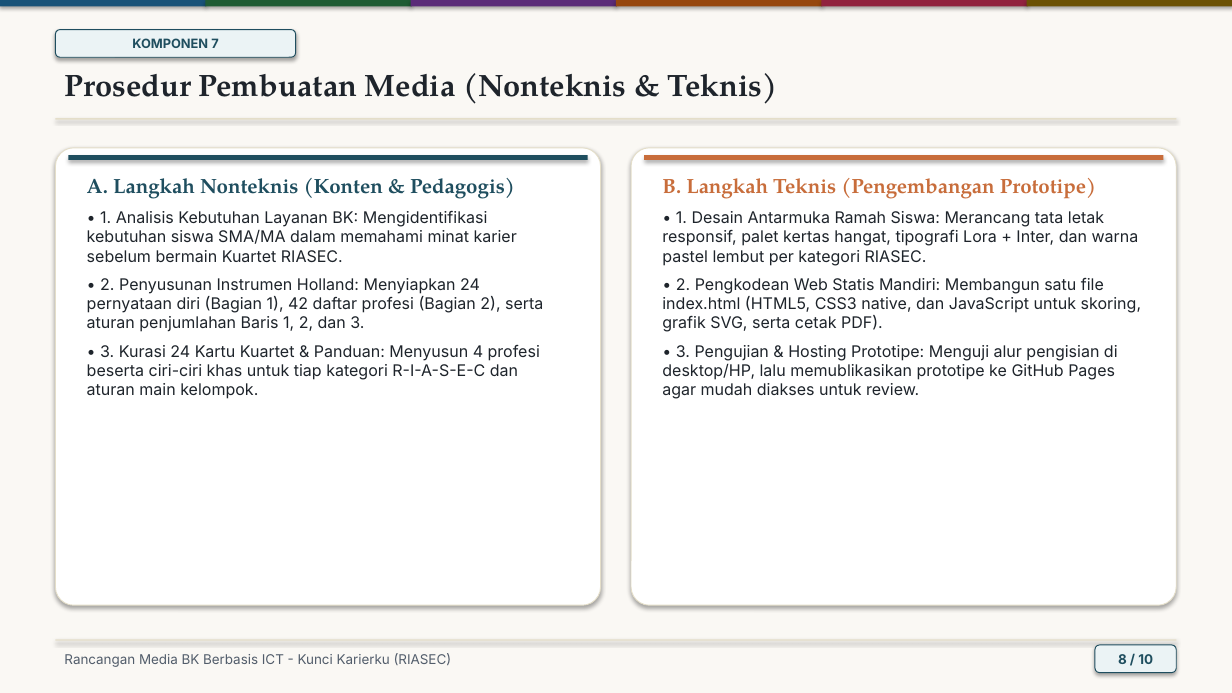
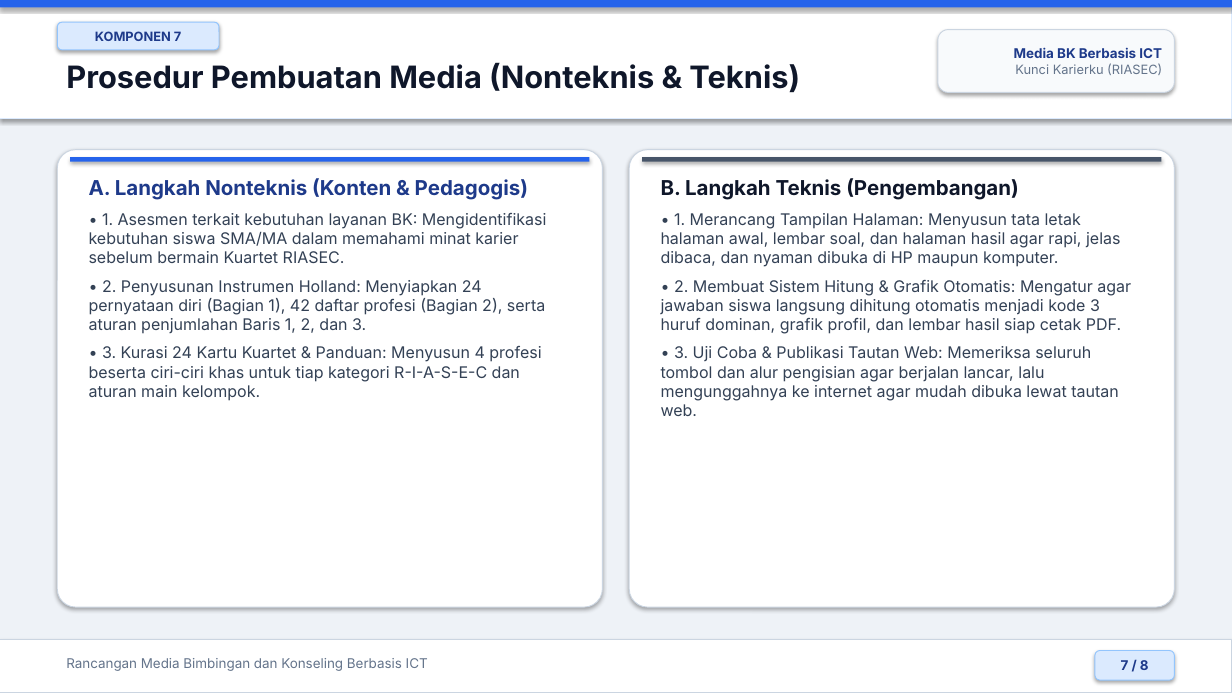
Before and after one commit to dvoidd/kunci-karierku-riasec, a slide deck: slide 7 of docs/Presentasi_Kunci_Karierku_RIASEC.pptx (slide 8 before the commit). Drawn at 1232x693 pixels with LibreOffice and Linux fonts; fonts in the diff are those of the drawing. Boxes give left, top, right and bottom in pixels: in the first picture for what was removed or moved away, otherwise in the second. Text is boxed around its words. In the diff, an @@ line names an element or a change of style, - is before the commit and + after.

Commit message:
Revise presentation: 8 slides, blue/white/pastel-gray theme, all 7 edits

```diff
--- a/docs/Presentasi_Kunci_Karierku_RIASEC.pptx
+++ b/docs/Presentasi_Kunci_Karierku_RIASEC.pptx
@@ background #FAF8F4 to #EEF2F7 @@
@@ rectangle: place and size @@
-rectangle at box(55, 118, 1177, 119)
+rectangle at box(0, 0, 1232, 118)
@@ rectangle at box(0, 0, 1232, 118): fill #E4DEC9 to #FFFFFF; outline none to #DBEAFE 0.75 pt @@
@@ rectangle removed at box(0, 0, 206, 6) @@
@@ rectangle added at box(0, 0, 1232, 7), fill #2563EB @@
@@ rounded rectangle "KOMPONEN 7": place and size @@
-rounded rectangle "KOMPONEN 7" at box(55, 30, 296, 57)
+rounded rectangle "KOMPONEN 7" at box(57, 22, 219, 50)
@@ rounded rectangle "KOMPONEN 7" at box(57, 22, 219, 50): text colour #1F4E5F to #1E3A8A; fill #EBF3F5 to #DBEAFE; outline #1F4E5F 0.75 pt to #93C5FD 0.75 pt @@
@@ rectangle removed at box(205, 0, 411, 6) @@
@@ rectangle removed at box(410, 0, 616, 6) @@
@@ rectangle removed at box(616, 0, 823, 6) @@
@@ rectangle removed at box(822, 0, 1028, 6) @@
@@ rectangle removed at box(1027, 0, 1232, 6) @@
@@ text "Prosedur Pembuatan Media (Nonteknis & ...": place and size @@
-text "Prosedur Pembuatan Media (Nonteknis & ..." at box(64, 73, 778, 104)
+text "Prosedur Pembuatan Media (Nonteknis & ..." at box(66, 62, 800, 93)
@@ text "Prosedur Pembuatan Media (Nonteknis & ..." at box(66, 62, 800, 93): font TeX Gyre Pagella to Inter, text colour #1E242B to #0F172A @@
@@ rounded rectangle added at box(938, 30, 1175, 92), fill #F8FAFC, outline #CBD5E1 0.75 pt, 10 pt, text #64748B @@
+Media BK Berbasis ICT
+Kunci Karierku (RIASEC)
@@ rounded rectangle at box(57, 150, 603, 607): outline #E4DEC9 0.75 pt to #CBD5E1 0.75 pt @@
@@ rectangle at box(70, 157, 590, 162): fill #1F4E5F to #2563EB @@
@@ text at box(89, 178, 545, 401): font TeX Gyre Pagella to Inter, text colour #1F4E5F to #1E3A8A in "A. Langkah Nonteknis (Konten & Pedagogis)"; text colour #1E242B to #334155 in "• 2. Penyusunan Instrumen Holland: Menyiapkan 24 ...", "• 3. Kurasi 24 Kartu Kuartet & ..." @@
@@ rounded rectangle at box(629, 150, 1175, 607): outline #E4DEC9 0.75 pt to #CBD5E1 0.75 pt @@
@@ rectangle at box(642, 157, 1162, 162): fill #C86D3B to #475569 @@
@@ text at box(661, 178, 1131, 416): text changed; text colour #1E242B to #334155 @@
-B. Langkah Teknis (Pengembangan Prototipe)
-• 1. Desain Antarmuka Ramah Siswa: Merancang tata letak responsif, palet kertas hangat, tipografi Lora + Inter, dan warna pastel lembut per kategori RIASEC.
-• 2. Pengkodean Web Statis Mandiri: Membangun satu file index.html (HTML5, CSS3 native, dan JavaScript untuk skoring, grafik SVG, serta cetak PDF).
-• 3. Pengujian & Hosting Prototipe: Menguji alur pengisian di desktop/HP, lalu memublikasikan prototipe ke GitHub Pages agar mudah diakses untuk review.
+B. Langkah Teknis (Pengembangan)
+• 1. Merancang Tampilan Halaman: Menyusun tata letak halaman awal, lembar soal, dan halaman hasil agar rapi, jelas dibaca, dan nyaman dibuka di HP maupun komputer.
+• 2. Membuat Sistem Hitung & Grafik Otomatis: Mengatur agar jawaban siswa langsung dihitung otomatis menjadi kode 3 huruf dominan, grafik profil, dan lembar hasil siap cetak PDF.
+• 3. Uji Coba & Publikasi Tautan Web: Memeriksa seluruh tombol dan alur pengisian agar berjalan lancar, lalu mengunggahnya ke internet agar mudah dibuka lewat tautan web.
@@ text at box(89, 213, 547, 263): text changed; text colour #1E242B to #334155 @@
-• 1. Analisis Kebutuhan Layanan BK: Mengidentifikasi kebutuhan siswa SMA/MA dalam memahami minat karier sebelum bermain Kuartet RIASEC.
+• 1. Asesmen terkait kebutuhan layanan BK: Mengidentifikasi kebutuhan siswa SMA/MA dalam memahami minat karier sebelum bermain Kuartet RIASEC.
@@ rectangle: place and size @@
-rectangle at box(55, 640, 1177, 640)
+rectangle at box(0, 640, 1232, 693)
@@ rectangle at box(0, 640, 1232, 693): fill #E4DEC9 to #FFFFFF; outline none to #CBD5E1 0.75 pt @@
@@ text at box(66, 658, 428, 671): text changed; text colour #525D6B to #64748B @@
-Rancangan Media BK Berbasis ICT - Kunci Karierku (RIASEC)
+Rancangan Media Bimbingan dan Konseling Berbasis ICT
@@ rounded rectangle "7 / 8": place and size @@
-rounded rectangle "7 / 8" at box(1095, 645, 1177, 673)
+rounded rectangle "7 / 8" at box(1095, 651, 1175, 680)
@@ rounded rectangle "7 / 8" at box(1095, 651, 1175, 680): fill #EBF3F5 to #DBEAFE; outline #1F4E5F 0.75 pt to #93C5FD 0.75 pt @@
@@ text in rounded rectangle at box(1121, 660, 1149, 670): text changed; text colour #1F4E5F to #1E3A8A @@
-8 / 10
+7 / 8
```
Also in this commit, not shown: 5 other slides changed, 2 slides added, 4 slides removed, 2 other files.
